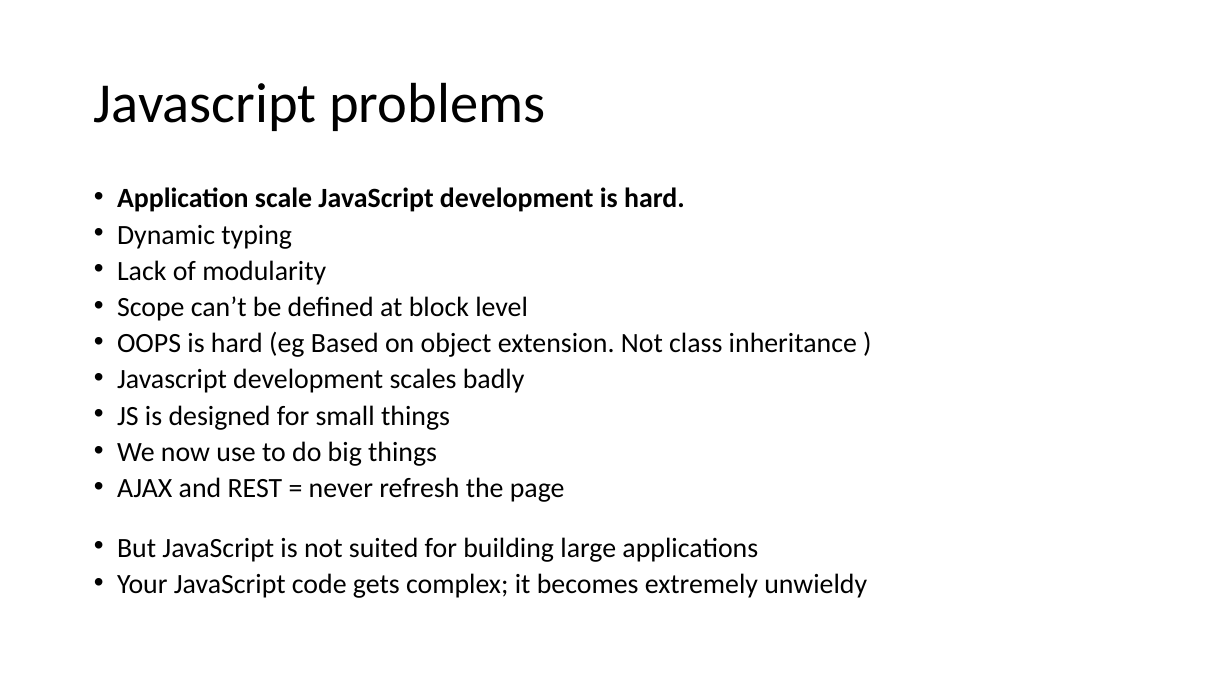
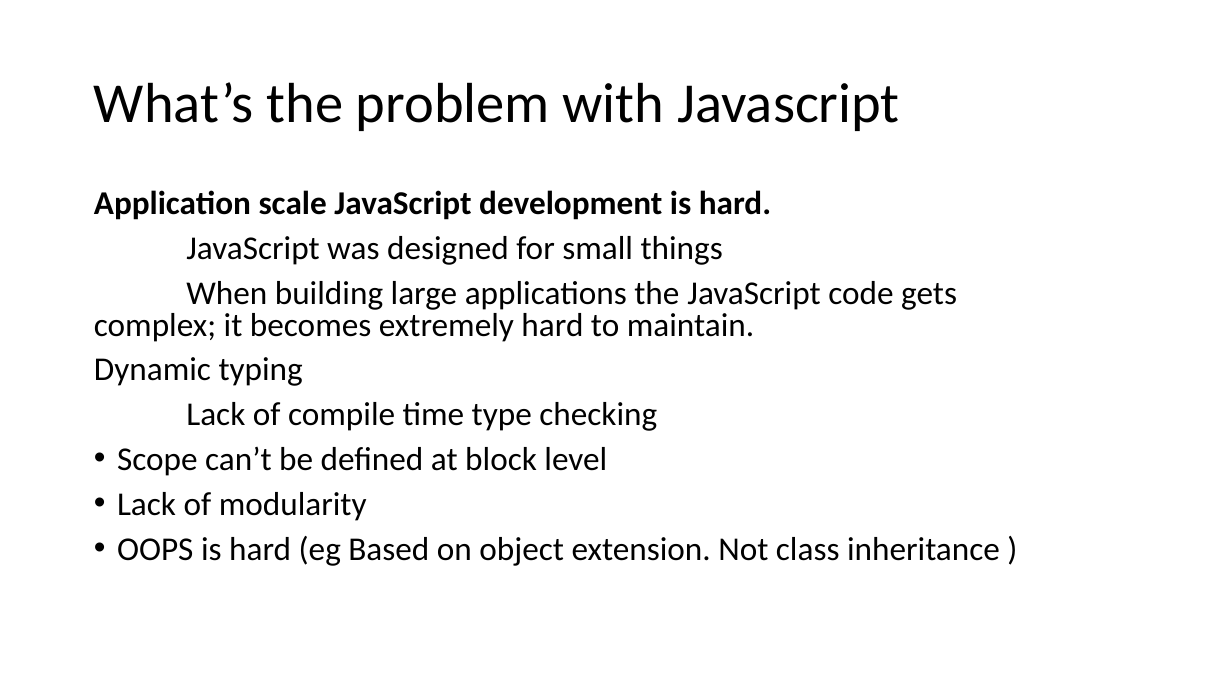
Before and after one commit to sitaramgarlapati/angularDemo, a slide deck: slide 4 of slides/Ang Sessions.pptx (slide 3 before the commit). Drawn at 1232x693 pixels with LibreOffice and Linux fonts; fonts in the diff are those of the drawing. Boxes give left, top, right and bottom in pixels: in the first picture for what was removed or moved away, otherwise in the second. Text is boxed around its words. In the diff, an @@ line names an element or a change of style, - is before the commit and + after.

```diff
--- a/slides/Ang Sessions.pptx
+++ b/slides/Ang Sessions.pptx
@@ title at (x1=94, y1=82, x2=900, y2=131): text changed @@
-Javascript problems
+What’s the problem with Javascript
@@ text at (x1=94, y1=190, x2=1000, y2=566): size 21.7 to 25.9 pt in "Application scale JavaScript development is hard.", "Dynamic typing", "Lack of modularity", "OOPS is hard (eg Based on object ..."; bullet • to none; line spacing 0.7 to 0.8 @@
@@ text at (x1=94, y1=236, x2=957, y2=342): paragraphs added @@
+JavaScript was designed for small things
+When building large applications the JavaScript code gets complex; it becomes extremely hard to maintain.
@@ text at (x1=117, y1=296, x2=528, y2=321): paragraph removed @@
-• Scope can’t be defined at block level
@@ text at (x1=117, y1=368, x2=867, y2=598): paragraphs removed @@
-• Javascript development scales badly
-• JS is designed for small things
-• We now use to do big things
-• AJAX and REST = never refresh the page
-• But JavaScript is not suited for building large applications
-• Your JavaScript code gets complex; it becomes extremely unwieldy
@@ text at (x1=117, y1=402, x2=657, y2=476): paragraphs added @@
+Lack of compile time type checking
+• Scope can’t be defined at block level
```
Also in this commit, not shown: 11 other slides changed, 10 slides added, 12 slides removed, 1 other file.
